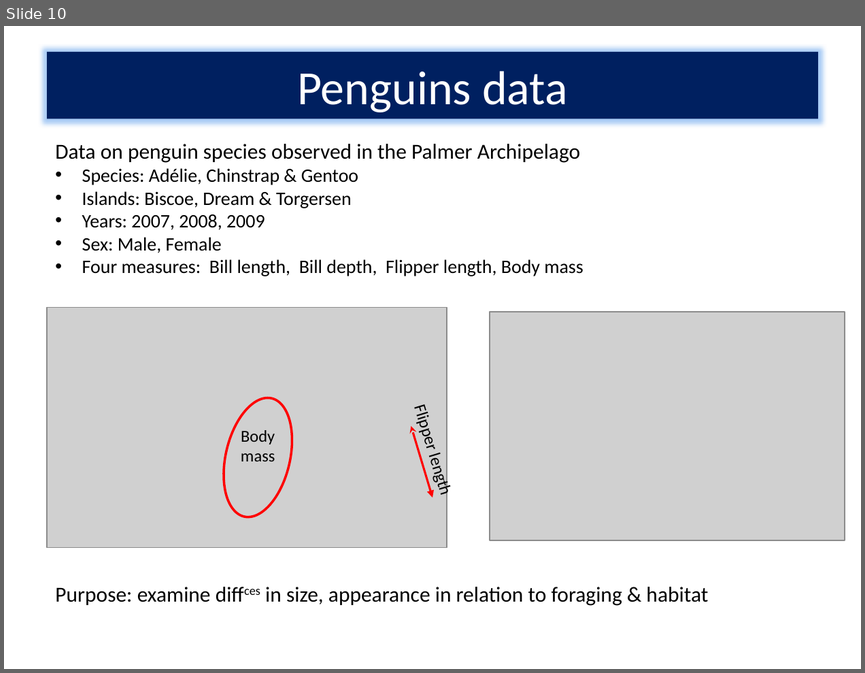
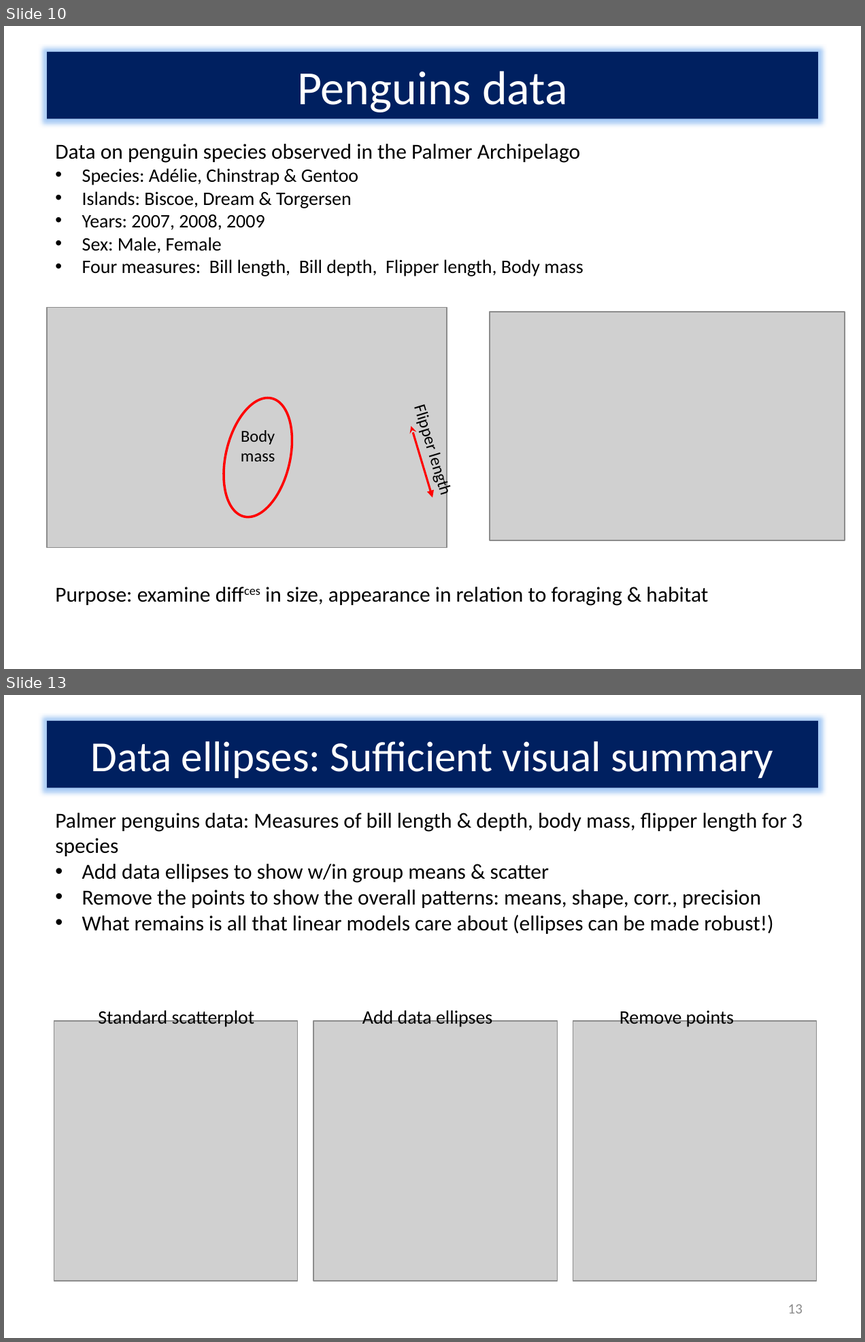
Before and after one commit to friendly/Vis-MLM-book, a slide deck: talks/VisMLM-QM-Forum.pptx. Shown one above the other, each under a label of ours: slide 10 before the commit, slides 10 and 13 after it; the slides between them are not shown. The pictures are 865x673 and 865x1342 pixels, drawn with LibreOffice and Linux fonts; fonts in the diff are those of the drawing; grey boxes stand for pictures. Boxes give left, top, right and bottom in pixels: in the first picture for what was removed or moved away, otherwise in the second. Text is boxed around its words. In the diff, an @@ line names an element or a change of style, - is before the commit and + after.

```diff
--- a/talks/VisMLM-QM-Forum.pptx
+++ b/talks/VisMLM-QM-Forum.pptx
@@ slide 13 added at [4, 695, 861, 1338], background #FFFFFF @@
@@ title added at [47, 721, 818, 787], fill #002060, 36 pt, text #FFFFFF @@
+Data ellipses: Sufficient visual summary
@@ text added at [55, 813, 802, 934], 18 pt, text #000000 @@
+Palmer penguins data: Measures of bill length & depth, body mass, flipper length for 3 species
+• Add data ellipses to show w/in group means & scatter
+• Remove the points to show the overall patterns: means, shape, corr., precision
+• What remains is all that linear models care about (ellipses can be made robust!)
@@ picture added at [54, 1021, 297, 1280] @@
@@ text added at [98, 1008, 255, 1027], 16 pt, text #000000 @@
+Standard scatterplot
@@ picture added at [313, 1021, 557, 1280] @@
@@ text added at [362, 1008, 492, 1027], 16 pt, text #000000 @@
+Add data ellipses
@@ picture added at [573, 1021, 816, 1280] @@
@@ text added at [619, 1008, 734, 1027], 16 pt, text #000000 @@
+Remove points
@@ page number added at [788, 1304, 802, 1313], 12 pt, text #8C8C8C @@
+13
```
Also in this commit, not shown: 19 other slides added, 7 other files.
